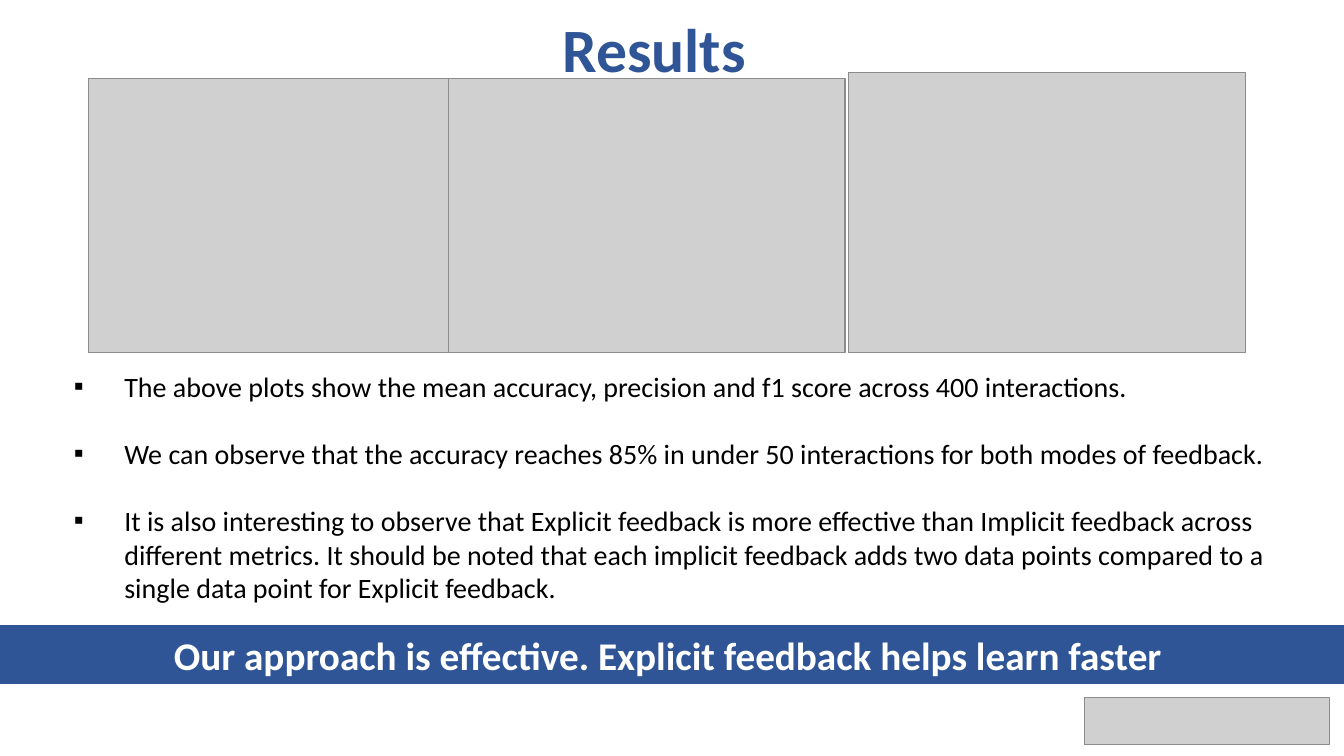
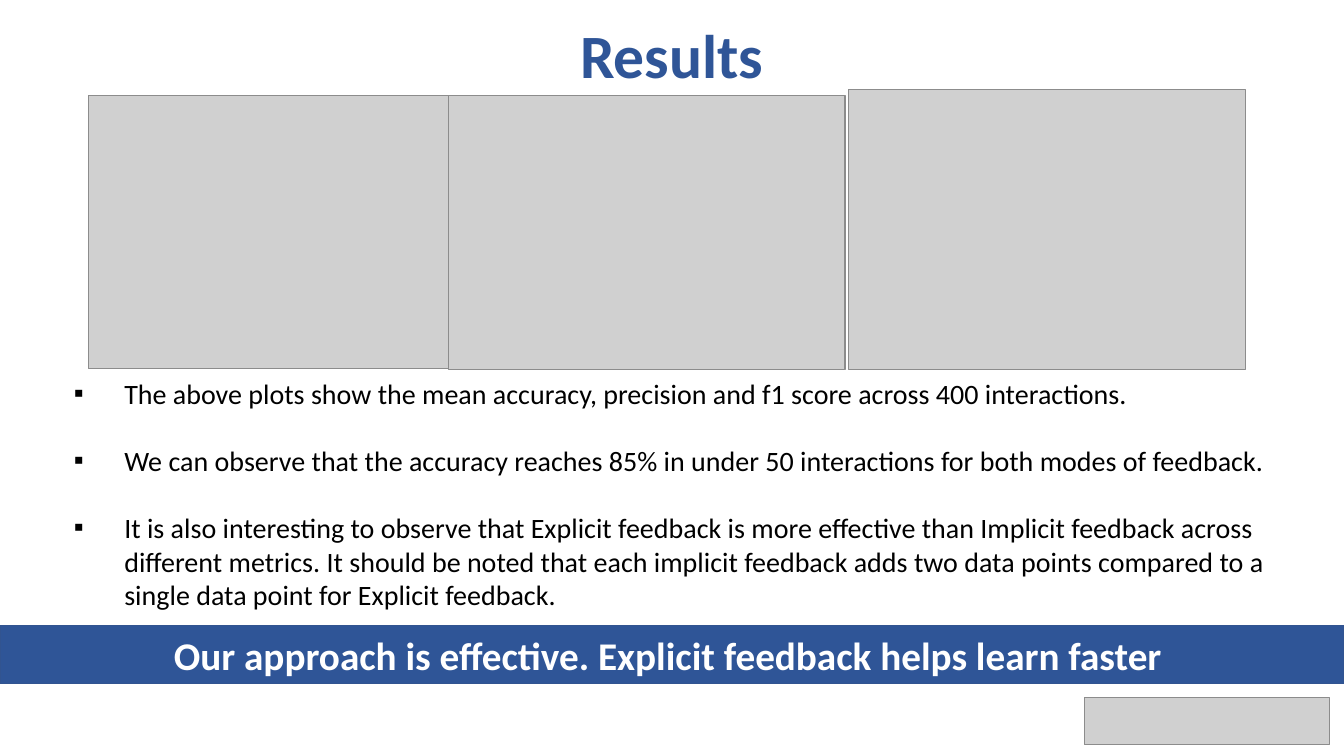
Before and after one commit to bhavyaghai/Fluent, a slide deck: slide 16 of presentation/presentation.pptx (slide 10 before the commit). Drawn at 1344x756 pixels with LibreOffice and Linux fonts; fonts in the diff are those of the drawing; grey boxes stand for pictures. Boxes give left, top, right and bottom in pixels: in the first picture for what was removed or moved away, otherwise in the second. Text is boxed around its words. In the diff, an @@ line names an element or a change of style, - is before the commit and + after.

```diff
--- a/presentation/presentation.pptx
+++ b/presentation/presentation.pptx
@@ text "Results" rewrapped from (x1=562, y1=28, x2=745, y2=87) to (x1=580, y1=34, x2=763, y2=79) @@
@@ 3 pictures moved together from (x1=89, y1=73, x2=1245, y2=353) to (x1=89, y1=89, x2=1245, y2=369) @@
@@ text "The above plots show the ..." moved from (x1=124, y1=377, x2=1263, y2=603) to (x1=124, y1=384, x2=1263, y2=610) @@
```
Also in this commit, not shown: 7 other slides changed, 7 slides added, 1 slide removed, 1 other file.
